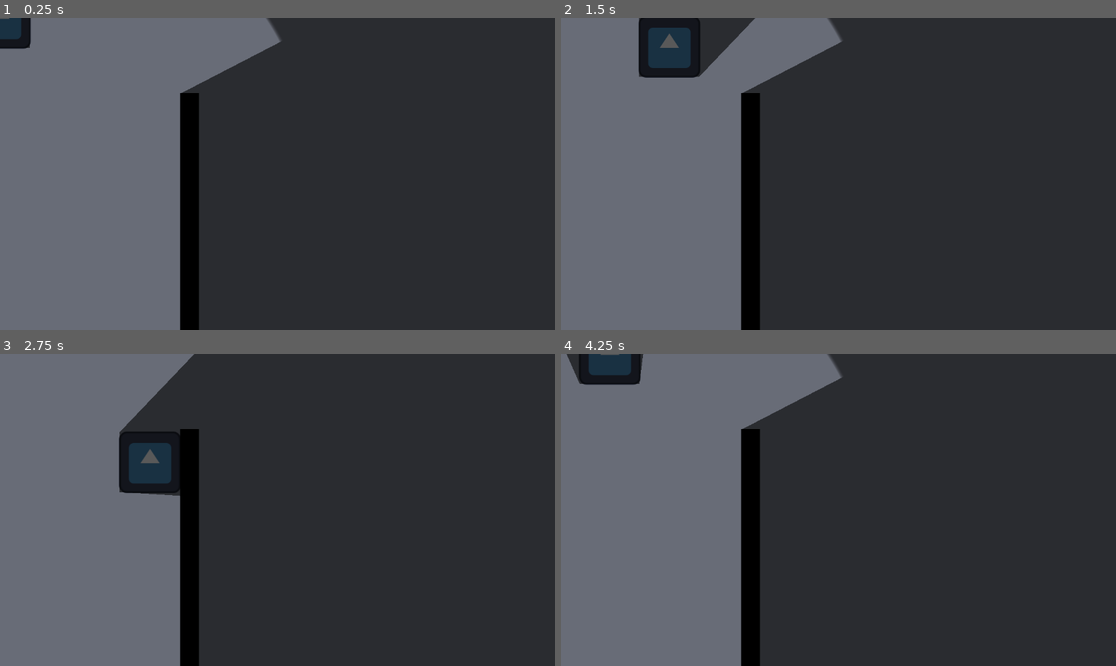
Above: before the commit, frames 1-4 (two rows, left to right).
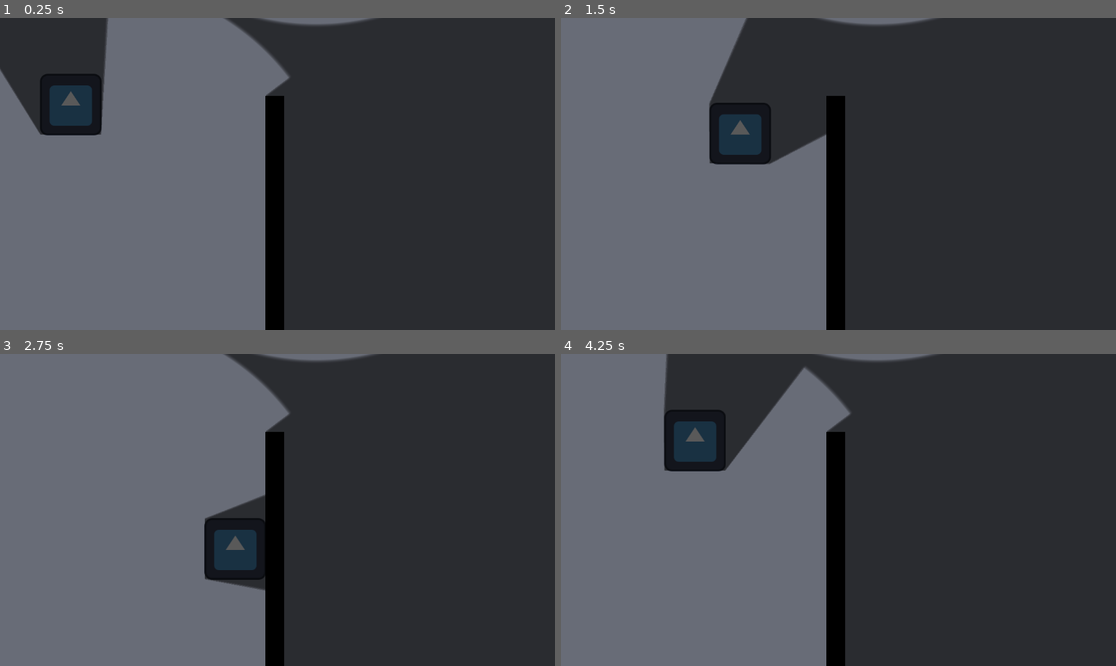
Above: after the commit, the same moments.

Repository: robbplo/potions-eleven
Game: Godot game, scene res://sandbox.tscn
The game is run twice, just before and just after one commit, with the same random seed, the same clock (stepped at 60 frames per second) and the same inputs. The project has no main scene, so this scene is started directly. The engine's default icon, where the game draws it, is replaced by a stand-in: a white triangle on a blue panel in a dark square.
Inputs (mouse positions are in pixels of both pictures, inside the frame that each line leads up to):
- Up to frame 1 (0.25 s): no input
- Up to frame 2 (1.5 s): tap Enter at 0.5 s; move the mouse to (960, 158) at 0.52 s; hold D (right) 0.53-1.28 s; click (960, 158) at 0.67 s; move the mouse to (727, 189) at 1.27 s; hold S (down) from 1.28 s (still down); click (727, 189) at 1.42 s
- Up to frame 3 (2.75 s): move the mouse to (333, 441) at 2.02 s; release S (down) at 2.03 s; hold D (right) from 2.03 s (still down); click (333, 441) at 2.17 s
- Up to frame 4 (4.25 s): tap Space at 2.75 s; move the mouse to (810, 572) at 2.77 s; release D (right) at 2.78 s; hold W (up) 2.78-3.53 s; click (810, 572) at 2.92 s; move the mouse to (1005, 556) at 3.52 s; hold A (left) from 3.53 s (still down); click (1005, 556) at 3.67 s

The runs differ from the first frame. In frame 1, 22% of the frame differs, in the area x 0-68%, y 0-100%; in frame 2, 20%; in frame 3, 19%; in frame 4, 25%, in the area x 1-68%, y 0-100%.

Commit message:
pathing prototype

Diff:
--- /dev/null
+++ b/enemy_path_follower.gd
@@ -0,0 +1,49 @@
+extends CharacterBody2D
+
+const PATROL_SPEED = 300.0
+const ALERT_SPEED = 500.0
+const JUMP_VELOCITY = -400.0
+const APPROACH_DEADZONE = 5.0
+const WAIT_BEFORE_RETURNING = 1.0
+
+@onready var nav: NavigationAgent2D = $NavigationAgent2D
+
+enum State {
+	FOLLOWING,
+	RETURNING,
+	ALERTED,
+	ALERTED_WAITING
+}
+var state: State = State.FOLLOWING
+var alert_target = Vector2(1000, 500)
+
+func _input(event: InputEvent) -> void:
+	if event is InputEventMouseButton:
+		if event.button_index == MOUSE_BUTTON_LEFT:
+			nav.target_position = event.global_position
+			state = State.ALERTED
+		else:
+			state = State.RETURNING
+
+
+func _physics_process(delta: float) -> void:
+	if state == State.FOLLOWING:
+		$"..".progress += PATROL_SPEED * delta
+	if state == State.ALERTED:
+		if nav.is_target_reached():
+			state = State.ALERTED_WAITING
+			await get_tree().create_timer(WAIT_BEFORE_RETURNING).timeout
+			state = State.RETURNING
+			nav.target_position = get_parent().global_position
+		else:
+			var direction = global_position.direction_to(nav.get_next_path_position())
+			velocity = direction * ALERT_SPEED
+			move_and_slide()
+	if state == State.RETURNING:
+		if nav.is_target_reached():
+			position = Vector2.ZERO
+			state = State.FOLLOWING
+		else:
+			var direction = global_position.direction_to(nav.get_next_path_position())
+			velocity = direction * ALERT_SPEED
+			move_and_slide()
--- /dev/null
+++ b/pathing_test.tscn
@@ -0,0 +1,55 @@
+[gd_scene load_steps=7 format=3 uid="uid://bw6kkiyj8aglt"]
+
+[ext_resource type="Script" path="res://enemy_path_follower.gd" id="1_hgdig"]
+[ext_resource type="Texture2D" uid="uid://djbmmji0d4w6n" path="res://icon.svg" id="2_22lp3"]
+[ext_resource type="PackedScene" uid="uid://dmp7wm7pyo8pk" path="res://wall.tscn" id="3_57pmu"]
+
+[sub_resource type="NavigationPolygon" id="NavigationPolygon_lckgc"]
+vertices = PackedVector2Array(723, 437, 723, -38.75, 801.5, 249.633, 801.5, 666.383, 972.5, 666.383, 1511.77, 912.258, -190.93, 946.656, 1526.2, -244.398, 972.5, 249.633, 552, 437, -171.047, -281.602, 552, -38.75)
+polygons = Array[PackedInt32Array]([PackedInt32Array(0, 1, 2, 3), PackedInt32Array(4, 5, 6, 3), PackedInt32Array(7, 5, 4, 8), PackedInt32Array(0, 3, 6, 9), PackedInt32Array(9, 6, 10, 11), PackedInt32Array(11, 10, 7, 1), PackedInt32Array(1, 7, 8, 2)])
+outlines = Array[PackedVector2Array]([PackedVector2Array(-234, -347, 1591, -307, 1575, 975, -256, 1012)])
+agent_radius = 64.0
+
+[sub_resource type="Curve2D" id="Curve2D_gi8k0"]
+_data = {
+"points": PackedVector2Array(0, 0, 0, 0, 193, -357, -25.4624, -30.9081, 25.4624, 30.9081, 372, -344, 13.6027, -26.696, -13.6027, 26.696, 385, -5, 23.1895, 34.487, -23.1895, -34.487, 180, -5, 0, 0, 0, 0, 193, -357, 0, 0, 0, 0, 193, -357)
+}
+point_count = 6
+
+[sub_resource type="CircleShape2D" id="CircleShape2D_fi7xk"]
+radius = 64.0
+
+[node name="PathingTest" type="Node2D"]
+
+[node name="NavigationRegion2D" type="NavigationRegion2D" parent="."]
+navigation_polygon = SubResource("NavigationPolygon_lckgc")
+
+[node name="Wall" parent="NavigationRegion2D" instance=ExtResource("3_57pmu")]
+position = Vector2(887, 458)
+scale = Vector2(0.671875, 4.51172)
+
+[node name="Wall2" parent="NavigationRegion2D" instance=ExtResource("3_57pmu")]
+position = Vector2(637.5, 199.125)
+scale = Vector2(0.671875, 5.43359)
+
+[node name="Path2D" type="Path2D" parent="NavigationRegion2D"]
+position = Vector2(-47, 476)
+curve = SubResource("Curve2D_gi8k0")
+
+[node name="PathFollow2D" type="PathFollow2D" parent="NavigationRegion2D/Path2D"]
+position = Vector2(393.633, -126.65)
+rotation = 1.57281
+progress = 402.715
+
+[node name="Enemy" type="CharacterBody2D" parent="NavigationRegion2D/Path2D/PathFollow2D"]
+motion_mode = 1
+wall_min_slide_angle = 0.785398
+script = ExtResource("1_hgdig")
+
+[node name="Icon" type="Sprite2D" parent="NavigationRegion2D/Path2D/PathFollow2D/Enemy"]
+texture = ExtResource("2_22lp3")
+
+[node name="NavigationAgent2D" type="NavigationAgent2D" parent="NavigationRegion2D/Path2D/PathFollow2D/Enemy"]
+
+[node name="CollisionShape2D" type="CollisionShape2D" parent="NavigationRegion2D/Path2D/PathFollow2D/Enemy"]
+shape = SubResource("CircleShape2D_fi7xk")
--- a/radial_raycast.gd
+++ b/radial_raycast.gd
@@ -2,7 +2,7 @@
 
 @export var ray_count: int = 60
 @export var radial_angle: float = 360.0
-@export var ray_range: float = 400.0
+@export var ray_range: float
 
 var debug_rays := {}
 
--- a/sandbox.tscn
+++ b/sandbox.tscn
@@ -26,18 +26,34 @@
 color = Color(0.475489, 0.493061, 0.541979, 1)
 
 [node name="Player" parent="." instance=ExtResource("1_m7804")]
+position = Vector2(147, 180)
+rotation = -0.000531903
 
 [node name="PointLight2D" type="PointLight2D" parent="."]
-position = Vector2(135, 281)
+position = Vector2(199, 428)
 shadow_enabled = true
+shadow_filter = 1
 texture = SubResource("GradientTexture2D_sodpj")
 
 [node name="RadialRaycast" type="Node2D" parent="PointLight2D"]
 script = ExtResource("2_hys6l")
+ray_count = 100
+ray_range = 512.0
+
+[node name="PointLight2D2" type="PointLight2D" parent="."]
+position = Vector2(656, -490)
+shadow_enabled = true
+shadow_filter = 1
+texture = SubResource("GradientTexture2D_sodpj")
+
+[node name="RadialRaycast" type="Node2D" parent="PointLight2D2"]
+script = ExtResource("2_hys6l")
+ray_count = 100
+ray_range = 512.0
 
 [node name="CanvasModulate" type="CanvasModulate" parent="."]
 color = Color(0.347817, 0.347817, 0.347817, 1)
 
 [node name="Wall" parent="." instance=ExtResource("2_eq4uc")]
-position = Vector2(394, 457)
+position = Vector2(571, 463)
 scale = Vector2(0.609375, 9.40234)
